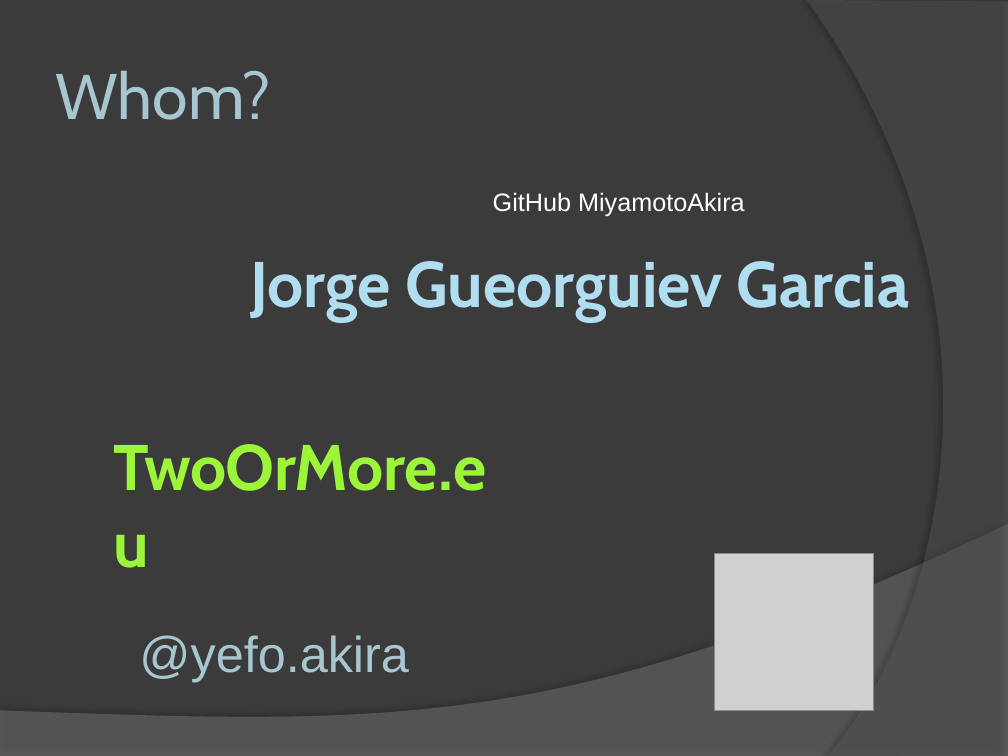
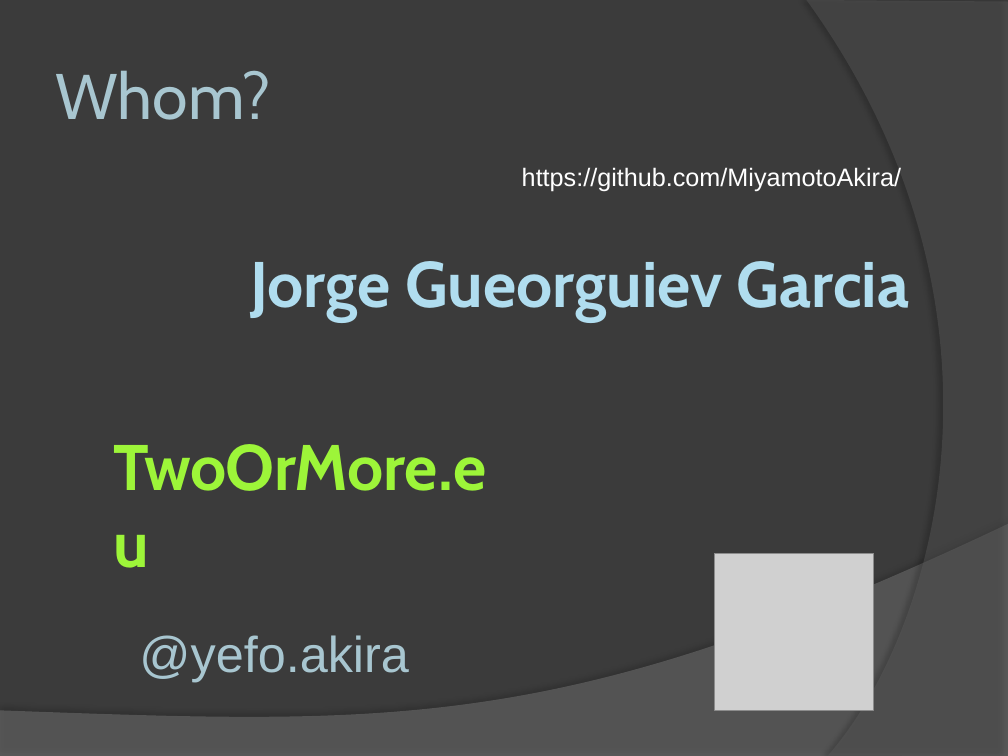
Before and after one commit to MiyamotoAkira/IntoAdventurePresentation, a slide deck: slide 2 of IntoAdventure.pptx. Drawn at 1008x756 pixels with LibreOffice and Linux fonts; fonts in the diff are those of the drawing; grey boxes stand for pictures. Boxes give left, top, right and bottom in pixels: in the first picture for what was removed or moved away, otherwise in the second. Text is boxed around its words. In the diff, an @@ line names an element or a change of style, - is before the commit and + after.

```diff
--- a/IntoAdventure.pptx
+++ b/IntoAdventure.pptx
@@ text at (522, 167, 901, 192): text changed @@
-GitHub MiyamotoAkira
+https://github.com/MiyamotoAkira/
```
Also in this commit, not shown: 2 other slides changed.
